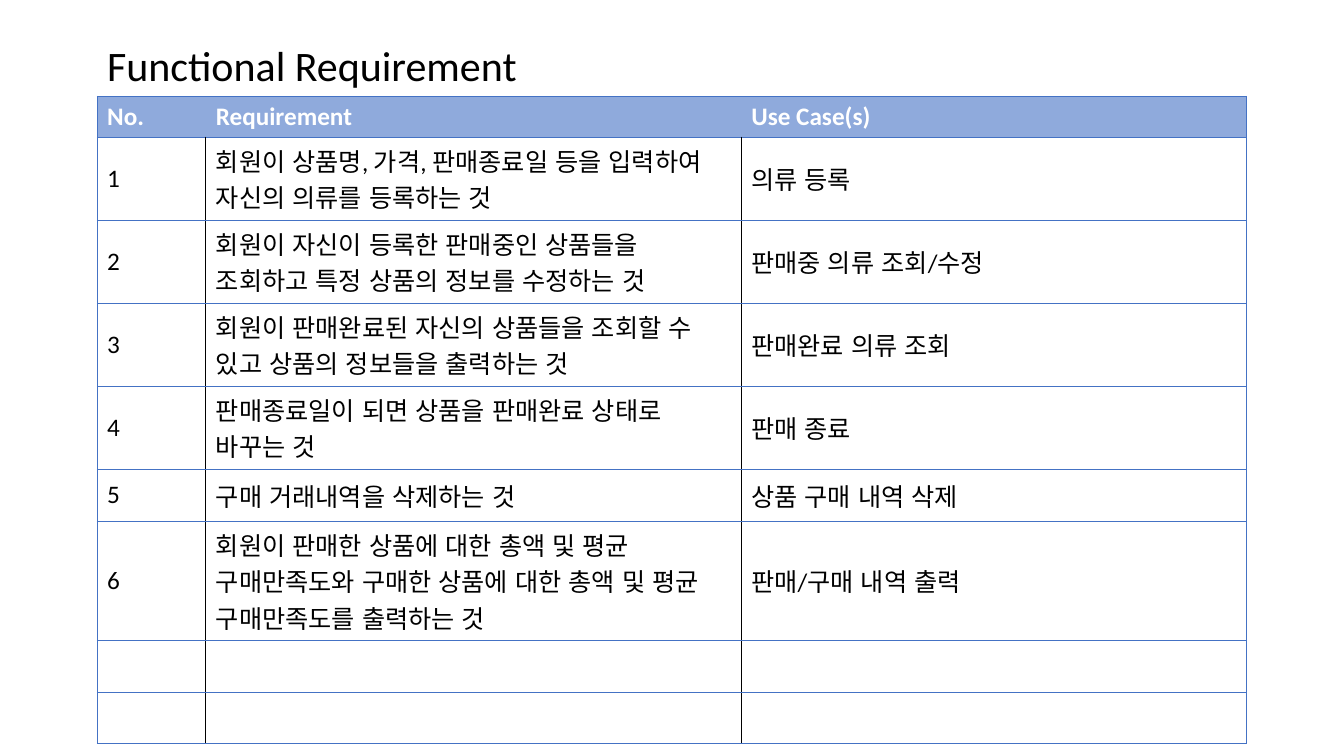
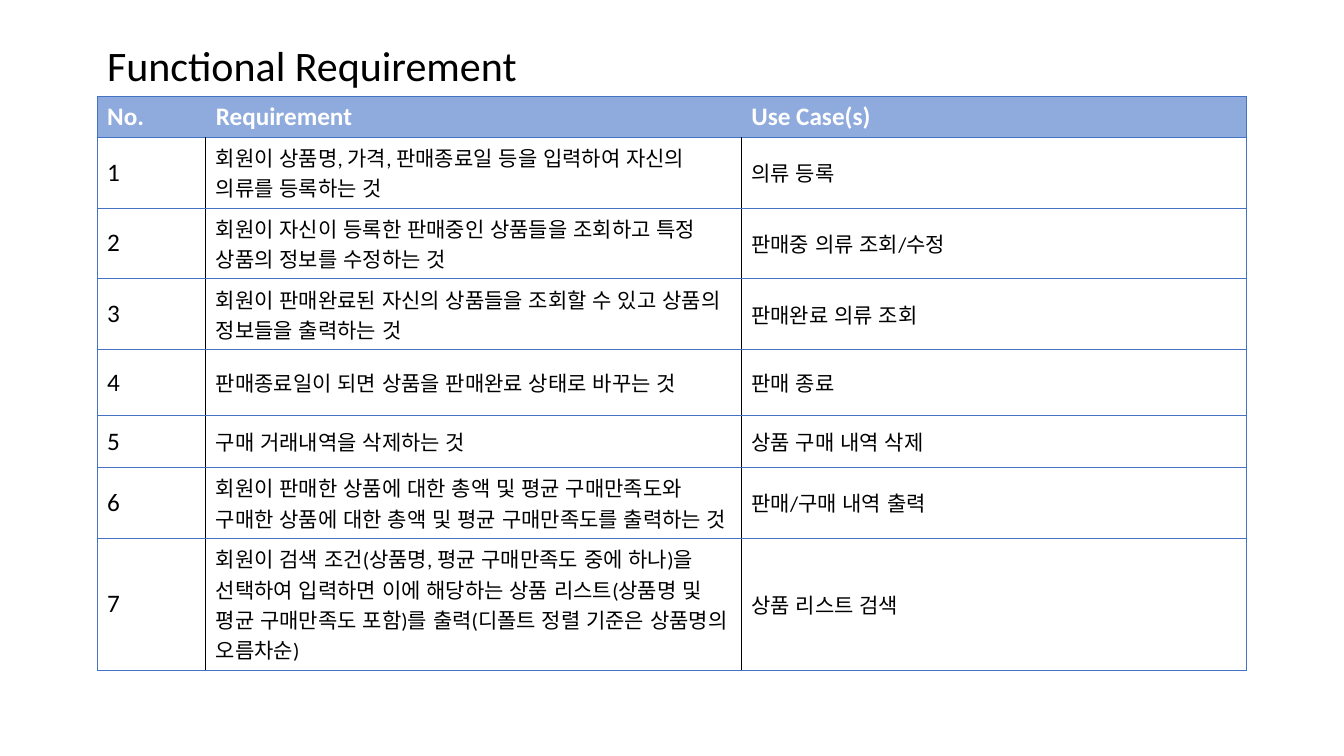
Before and after one commit to bbangnambong/RequirementCapturing, a slide deck: slide 1 of Requirement.pptx. Drawn at 1344x756 pixels with LibreOffice and Linux fonts; fonts in the diff are those of the drawing. Boxes give left, top, right and bottom in pixels: in the first picture for what was removed or moved away, otherwise in the second. Text is boxed around its words. In the diff, an @@ line names an element or a change of style, - is before the commit and + after.

```diff
--- a/Requirement.pptx
+++ b/Requirement.pptx
@@ table at [97,96,1246,665] @@
-row 8:  |  | 
-row 9:  |  | 
+row 8: 7 | 회원이 검색 조건(상품명, 평균 구매만족도 중에 하나)을 선택하여 입력하면 이에 해당하는 상품 리스트(상품명 및 평균 구매만족도 포함)를 출력(디폴트 정렬 기준은 상품명의 오름차순) | 상품 리스트 검색
```
Also in this commit, not shown: 2 other slides changed, 1 slide added, 3 other files.
